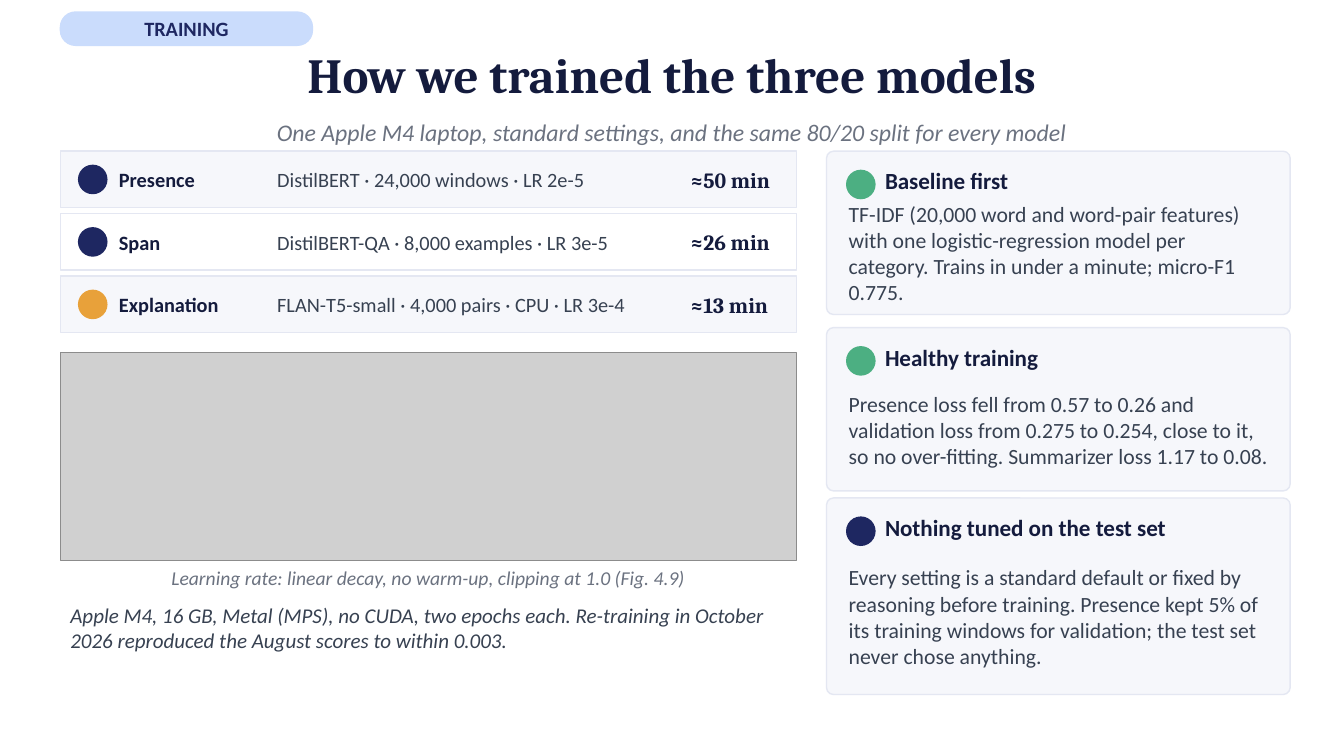
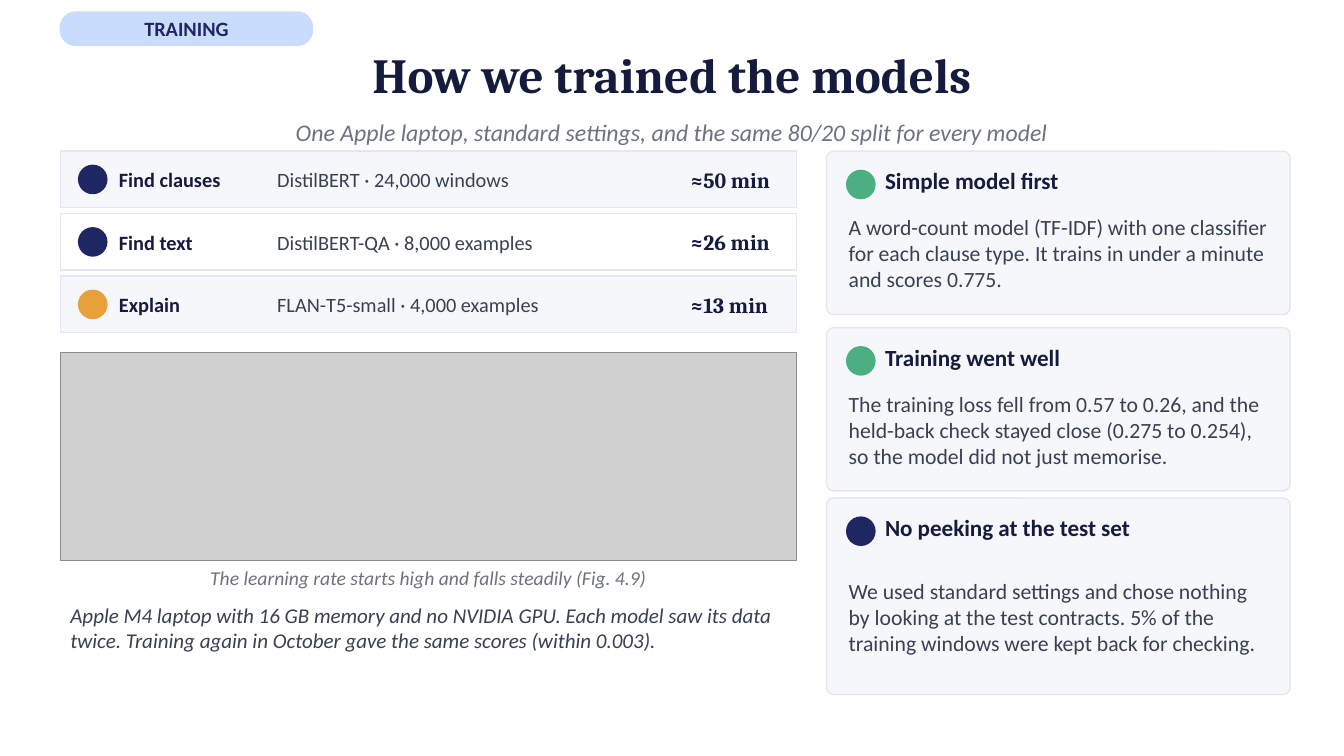
Before and after one commit to afnanmz168/clausify-p3, a slide deck: slide 8 of P25301051-p3-presentation-15-slides.pptx. Drawn at 1344x756 pixels with LibreOffice and Linux fonts; fonts in the diff are those of the drawing; grey boxes stand for pictures. Boxes give left, top, right and bottom in pixels: in the first picture for what was removed or moved away, otherwise in the second. Text is boxed around its words. In the diff, an @@ line names an element or a change of style, - is before the commit and + after.

```diff
--- a/P25301051-p3-presentation-15-slides.pptx
+++ b/P25301051-p3-presentation-15-slides.pptx
@@ text at [372,59,971,94]: text changed @@
-How we trained the three models
+How we trained the models
@@ text at [296,124,1047,145]: text changed @@
-One Apple M4 laptop, standard settings, and the same 80/20 split for every model
+One Apple laptop, standard settings, and the same 80/20 split for every model
@@ text at [119,172,221,187]: text changed @@
-Presence
+Find clauses
@@ text at [277,173,509,190]: text changed @@
-DistilBERT · 24,000 windows · LR 2e-5
+DistilBERT · 24,000 windows
@@ text at [885,172,1059,193]: text changed @@
-Baseline first
+Simple model first
@@ text at [119,235,193,250]: text changed @@
-Span
+Find text
@@ text at [277,236,533,254]: text changed @@
-DistilBERT-QA · 8,000 examples · LR 3e-5
+DistilBERT-QA · 8,000 examples
@@ text at [849,219,1266,287]: text changed @@
-TF-IDF (20,000 word and word-pair features) with one logistic-regression model per category. Trains in under a minute; micro-F1 0.775.
+A word-count model (TF-IDF) with one classifier for each clause type. It trains in under a minute and scores 0.775.
@@ text at [119,297,180,316]: text changed @@
-Explanation
+Explain
@@ text at [277,298,539,316]: text changed @@
-FLAN-T5-small · 4,000 pairs · CPU · LR 3e-4
+FLAN-T5-small · 4,000 examples
@@ text at [885,349,1060,370]: text changed @@
-Healthy training
+Training went well
@@ text at [849,397,1259,468]: text changed @@
-Presence loss fell from 0.57 to 0.26 and validation loss from 0.275 to 0.254, close to it, so no over-fitting. Summarizer loss 1.17 to 0.08.
+The training loss fell from 0.57 to 0.26, and the held-back check stayed close (0.275 to 0.254), so the model did not just memorise.
@@ text at [885,519,1130,540]: text changed @@
-Nothing tuned on the test set
+No peeking at the test set
@@ text at [210,571,646,589]: text changed @@
-Learning rate: linear decay, no warm-up, clipping at 1.0 (Fig. 4.9)
+The learning rate starts high and falls steadily (Fig. 4.9)
@@ text at [849,584,1255,655]: text changed @@
-Every setting is a standard default or fixed by reasoning before training. Presence kept 5% of its training windows for validation; the test set never chose anything.
+We used standard settings and chose nothing by looking at the test contracts. 5% of the training windows were kept back for checking.
@@ text at [70,608,771,652]: text changed @@
-Apple M4, 16 GB, Metal (MPS), no CUDA, two epochs each. Re-training in October 2026 reproduced the August scores to within 0.003.
+Apple M4 laptop with 16 GB memory and no NVIDIA GPU. Each model saw its data twice. Training again in October gave the same scores (within 0.003).
```
Also in this commit, not shown: 13 other slides changed.
